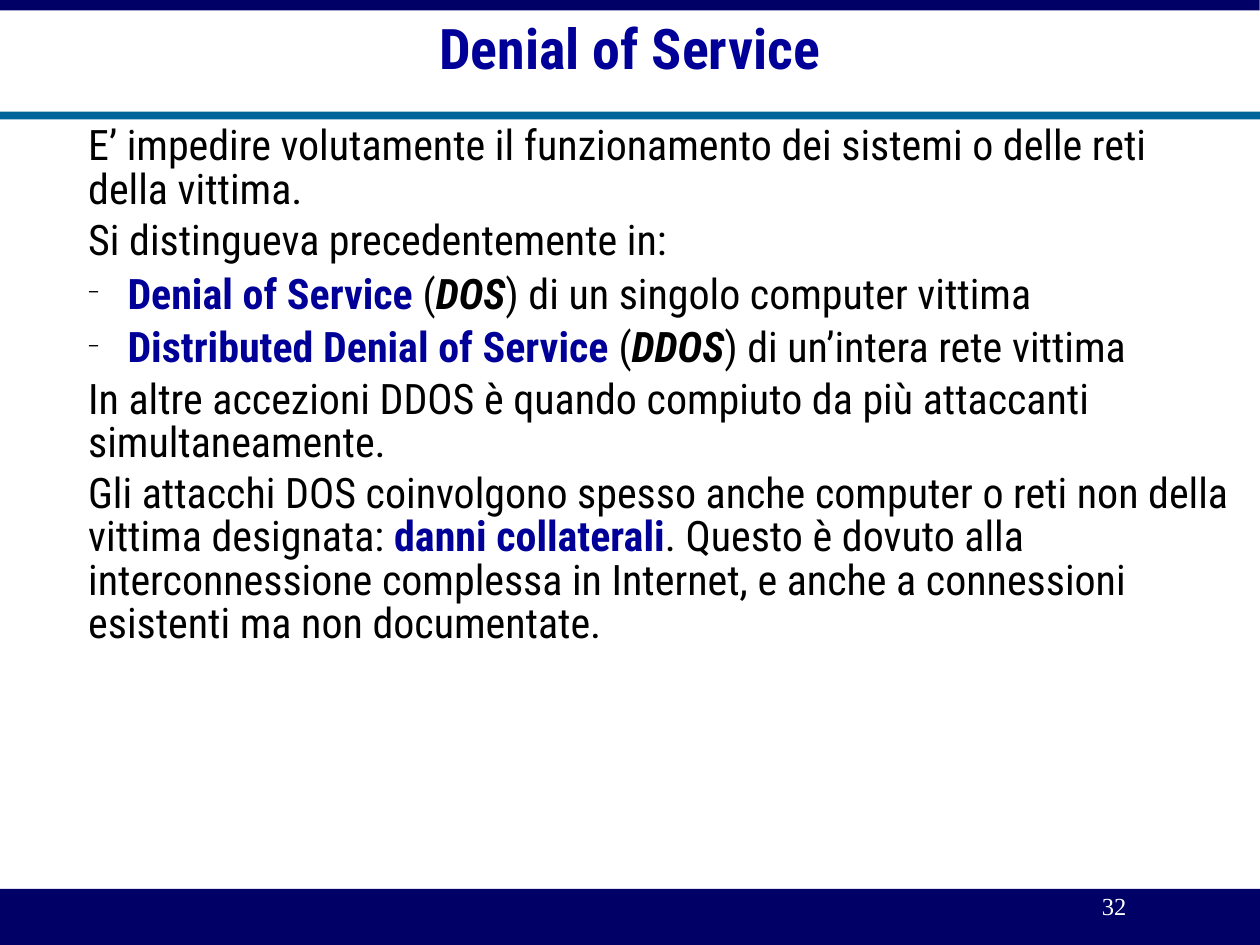
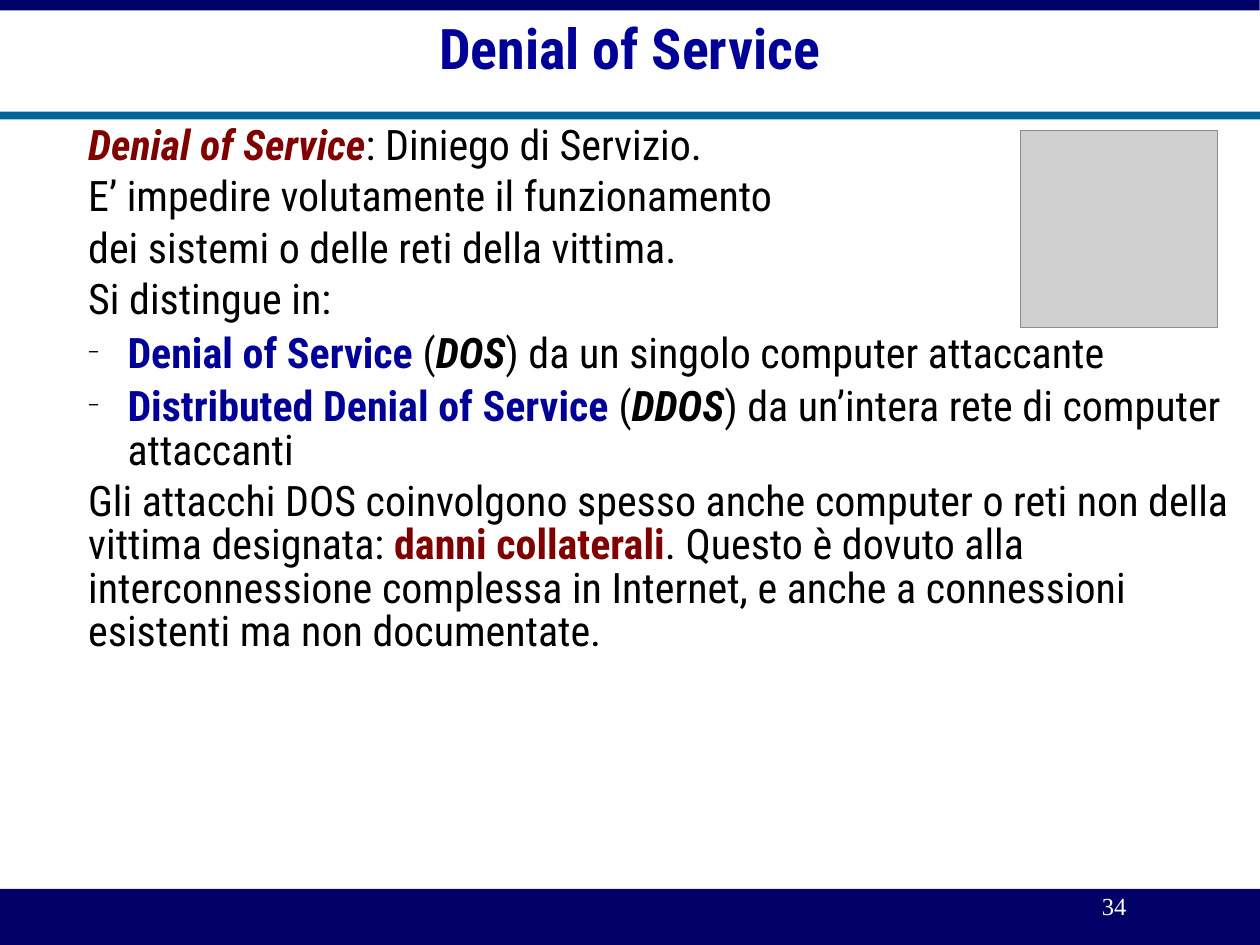
Before and after one commit to michelesimioli/cybersecurity_book, a slide deck: slide 34 of gitbook/slides/02crimine.odp (slide 32 before the commit). Drawn at 1260x945 pixels with LibreOffice and Linux fonts; fonts in the diff are those of the drawing; grey boxes stand for pictures. Boxes give left, top, right and bottom in pixels: in the first picture for what was removed or moved away, otherwise in the second. Text is boxed around its words. In the diff, an @@ line names an element or a change of style, - is before the commit and + after.

```diff
--- a/gitbook/slides/02crimine.odp
+++ b/gitbook/slides/02crimine.odp
@@ text at [88, 128, 1221, 466]: text changed @@
-        E’ impedire volutamente il funzionamento dei sistemi o delle reti della vittima.
-        Si distingueva precedentemente in:
-  − Denial of Service (DOS) di un singolo computer vittima
-  − Distributed Denial of Service (DDOS) di un’intera rete vittima
-        In altre accezioni DDOS è quando compiuto da più attaccanti simultaneamente.
+        Denial of Service: Diniego di Servizio.
+        E’ impedire volutamente il funzionamento
+        dei sistemi o delle reti della vittima.
+        Si distingue in:
+  − Denial of Service (DOS) da un singolo computer attaccante
+  − Distributed Denial of Service (DDOS) da un’intera rete di computer attaccanti
@@ picture added at [1021, 131, 1217, 328] @@
@@ text at [88, 484, 1228, 647]: text colour #000099 to #800000 in "danni collaterali." @@
@@ page number at [1102, 898, 1127, 916]: text changed @@
-32
+34
```
Also in this commit, not shown: 41 other slides changed, 5 slides added, 5 slides removed, 36 other files.
